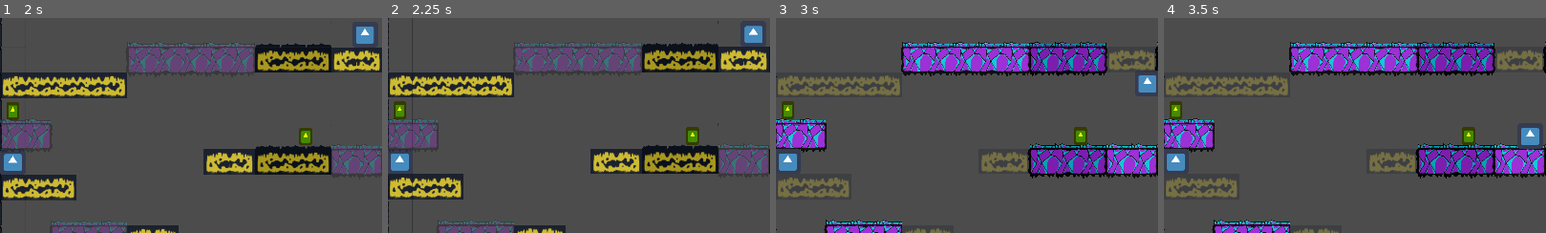
Above: before the commit, frames 1-4 (left to right).
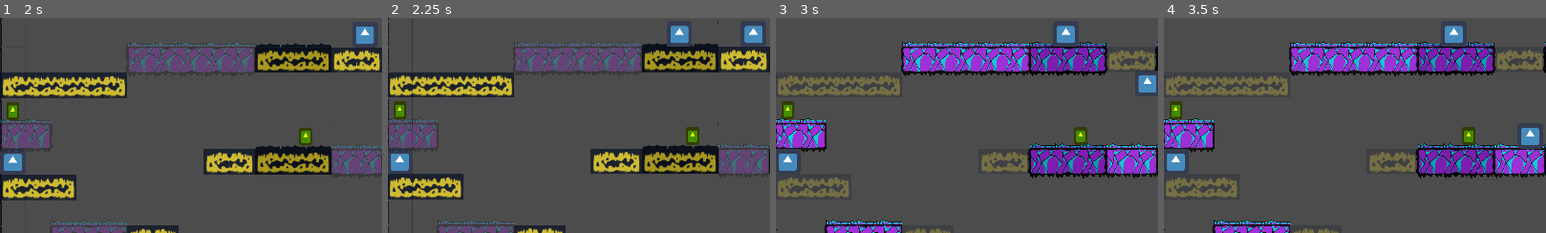
Above: after the commit, the same moments.

Repository: korvato-prime/hyperdimensional-knight
Game: Godot game, scene res://interface/TitleSceen.tscn
The game is run twice, just before and just after one commit, with the same random seed, the same clock (stepped at 60 frames per second) and the same inputs. The engine's default icon, where the game draws it, is replaced by a stand-in: a white triangle on a blue panel in a dark square.
Inputs:
- Up to frame 1 (2 s): click "New Game" at 0.5 s; hold Right (ui_right) from 1.28 s (still down); hold Up (jump) from 1.28 s (still down)
- Up to frame 2 (2.25 s): release Right (ui_right) at 2.03 s; release Up (jump) at 2.03 s; hold Down (ui_down) from 2.03 s (still down); tap Z (shoot) at 2.1 s
- Up to frame 3 (3 s): tap Up (jump) at 2.27, 2.3, 2.57 s; release Down (ui_down) at 2.78 s; hold Right (ui_right) from 2.78 s (still down); hold Up (jump) from 2.78 s (still down); tap Space (swap) at 2.85 s
- Up to frame 4 (3.5 s): keep holding Right (ui_right); keep holding Up (jump)
The pictures show only the part of the screen within x 0-50%, y 17-67%; the shares and areas given below are measured in that part.

Frame 1 is identical in both runs. In frame 2, 0.5% of the frame differs, in the area x 73-80%, y 3-14%; in frame 3, 0.5%, in the area x 72-80%, y 3-14%; in frame 4, 0.5%.

Commit message:
Spawner + some errors cleanup

Diff:
--- a/enemies/flyer/Flyer_SM.gd
+++ b/enemies/flyer/Flyer_SM.gd
@@ -35,13 +35,17 @@
 func _enter_state(new_state, old_state):
 	match new_state:
 		states.flying:
-			parent.get_node("anim_enemy").play("flying")
+			#parent.get_node("anim_enemy").play("flying")
+			pass
 		states.attack:
-			parent.get_node("anim_enemy").play("attack")
+			#parent.get_node("anim_enemy").play("attack")
+			pass
 		states.hitted:
-			parent.get_node("anim_enemy").play("hitted")
+			#parent.get_node("anim_enemy").play("hitted")
+			pass
 		states.dead:
-			parent.get_node("anim_enemy").play("dead")
+			#parent.get_node("anim_enemy").play("dead")
+			pass
 
 func _exit_state(old_state, new_state):
 	pass
--- a/enemies/jumper/Jumper_SM.gd
+++ b/enemies/jumper/Jumper_SM.gd
@@ -76,16 +76,19 @@
 func _enter_state(new_state, old_state):
 	match new_state:
 		states.idle:
-			parent.get_node("anim_enemy").play("idle")
+			#parent.get_node("anim_enemy").play("idle")
+			pass
 		states.run:
-			#print(12)
-			parent.get_node("anim_enemy").play("run2")
+			#parent.get_node("anim_enemy").play("run2")
+			pass
 		states.jump:
-			parent.get_node("anim_enemy").play("jump")
+			#parent.get_node("anim_enemy").play("jump")
+			pass
 		states.fall:
-			parent.get_node("anim_enemy").play("fall")
+			#parent.get_node("anim_enemy").play("fall")
+			pass
 		states.hitted:
-			parent.get_node("anim_enemy").play("jump")
+			#parent.get_node("anim_enemy").play("jump")
 			parent.jump()
 			parent.emit_signal("hit")
 
--- a/enemies/walker/Walker_SM.gd
+++ b/enemies/walker/Walker_SM.gd
@@ -76,15 +76,19 @@
 func _enter_state(new_state, old_state):
 	match new_state:
 		states.idle:
-			parent.get_node("anim_enemy").play("idle")
+			#parent.get_node("anim_enemy").play("idle")
+			pass
 		states.run:
-			parent.get_node("anim_enemy").play("run")
+			#parent.get_node("anim_enemy").play("run")
+			pass
 		states.jump:
 			parent.get_node("anim_enemy").play("jump")
+			pass
 		states.fall:
-			parent.get_node("anim_enemy").play("fall")
+			#parent.get_node("anim_enemy").play("fall")
+			pass
 		states.hitted:
-			parent.get_node("anim_enemy").play("jump")
+			#parent.get_node("anim_enemy").play("jump")
 			parent.jump()
 			parent.emit_signal("hit")
 
--- a/levels/Level_1.tscn
+++ b/levels/Level_1.tscn
@@ -12,6 +12,7 @@
 [ext_resource path="res://enemies/jumper/Jumper.tscn" type="PackedScene" id=10]
 [ext_resource path="res://enemies/gunner/Gunner.tscn" type="PackedScene" id=11]
 [ext_resource path="res://objects/Points.tscn" type="PackedScene" id=12]
+[ext_resource path="res://objects/Spawner.tscn" type="PackedScene" id=13]
 
 [sub_resource type="ConvexPolygonShape2D" id=1]
 points = PoolVector2Array( 0, 0, 64, 0, 64, 64, 0, 64 )
@@ -402,9 +403,12 @@
 [node name="Points2" parent="." instance=ExtResource( 12 )]
 position = Vector2( 1760, 544 )
 
+[node name="Spawner" parent="." instance=ExtResource( 13 )]
+position = Vector2( 781.768, 254.919 )
+
 [connection signal="can_punch_again" from="UI" to="player" method="_on_UI_can_punch_again"]
+[connection signal="value_changed" from="UI/StaminaBar" to="UI" method="_on_StaminaBar_value_changed"]
 [connection signal="value_changed" from="UI/StaminaBar" to="player" method="_on_StaminaBar_value_changed"]
-[connection signal="value_changed" from="UI/StaminaBar" to="UI" method="_on_StaminaBar_value_changed"]
 [connection signal="value_changed" from="UI/BulletChargeBar" to="player" method="_on_BulletChargeBar_value_changed"]
 [connection signal="timeout" from="UI/StaminaRecharge" to="UI" method="_on_StaminaRecharge_timeout"]
 [connection signal="timeout" from="UI/StaminaCooldown" to="UI" method="_on_StaminaCooldown_timeout"]
--- /dev/null
+++ b/objects/Spawner.gd
@@ -0,0 +1,25 @@
+extends Position2D
+
+export (PackedScene) var spawnScene
+
+onready var timerNode = $Timer
+
+export (float) var minWaitTime
+export (float) var maxWaitTime
+
+func _ready():
+	randomize()
+	timerNode.wait_time = rand_range(minWaitTime, maxWaitTime)
+	$AnimationPlayer.play()
+
+func start():
+	timerNode.start()
+
+func _on_Timer_timeout():
+	var spawnInstance = spawnScene.instance()
+
+	get_parent().add_child(spawnInstance)
+	spawnInstance.global_position = global_position + Vector2(randi() % 40, randi() % 40)
+
+	timerNode.wait_time = rand_range(minWaitTime, maxWaitTime)
+	timerNode.start()
--- /dev/null
+++ b/objects/Spawner.tscn
@@ -0,0 +1,37 @@
+[gd_scene load_steps=4 format=2]
+
+[ext_resource path="res://objects/Spawner.gd" type="Script" id=1]
+[ext_resource path="res://enemies/walker/Walker.tscn" type="PackedScene" id=2]
+
+[sub_resource type="Animation" id=1]
+resource_name = "Moving"
+length = 2.0
+loop = true
+tracks/0/type = "value"
+tracks/0/path = NodePath(".:position")
+tracks/0/interp = 1
+tracks/0/loop_wrap = true
+tracks/0/imported = false
+tracks/0/enabled = true
+tracks/0/keys = {
+"times": PoolRealArray( 0, 0.5, 1, 1.5, 2 ),
+"transitions": PoolRealArray( 1, 1, 1, 1, 1 ),
+"update": 0,
+"values": [ Vector2( 140.404, 114.675 ), Vector2( 119.748, 116.264 ), Vector2( 119.748, 94.8143 ), Vector2( 132.856, 96.0059 ), Vector2( 124.912, 100.375 ) ]
+}
+
+[node name="Spawner" type="Position2D"]
+position = Vector2( 140.404, 114.675 )
+script = ExtResource( 1 )
+spawnScene = ExtResource( 2 )
+minWaitTime = 5.0
+maxWaitTime = 8.0
+
+[node name="Timer" type="Timer" parent="."]
+one_shot = true
+autostart = true
+
+[node name="AnimationPlayer" type="AnimationPlayer" parent="."]
+anims/Moving = SubResource( 1 )
+
+[connection signal="timeout" from="Timer" to="." method="_on_Timer_timeout"]
Not shown: 1 places in enemies/flyer/Flyer.tscn that only renumber resources
Not shown: 1 places in levels/Level_1.tscn that only renumber resources
